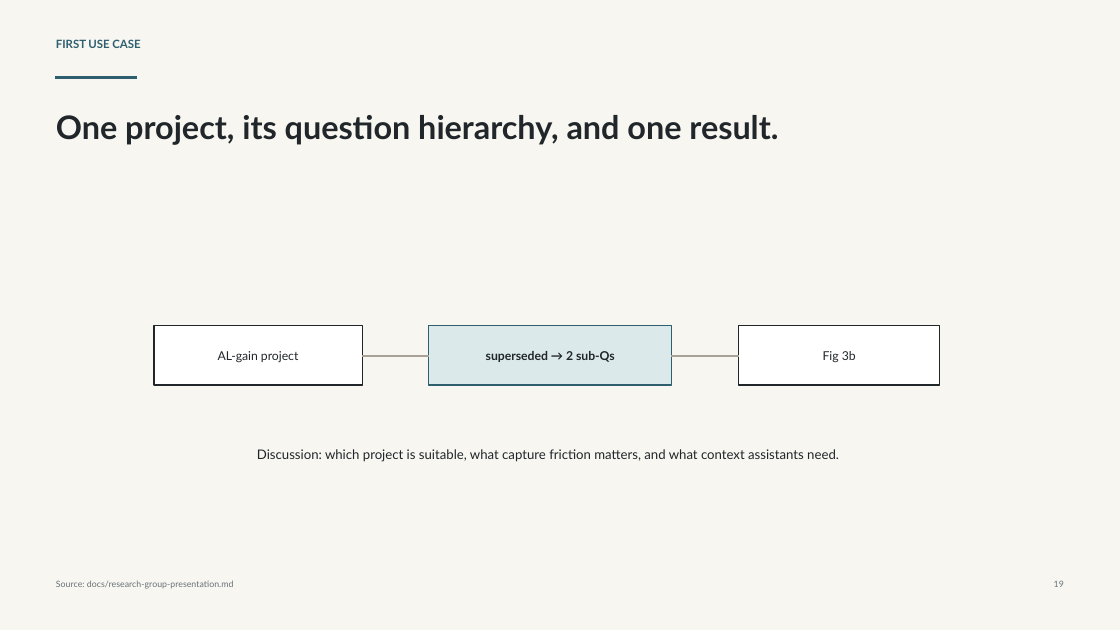
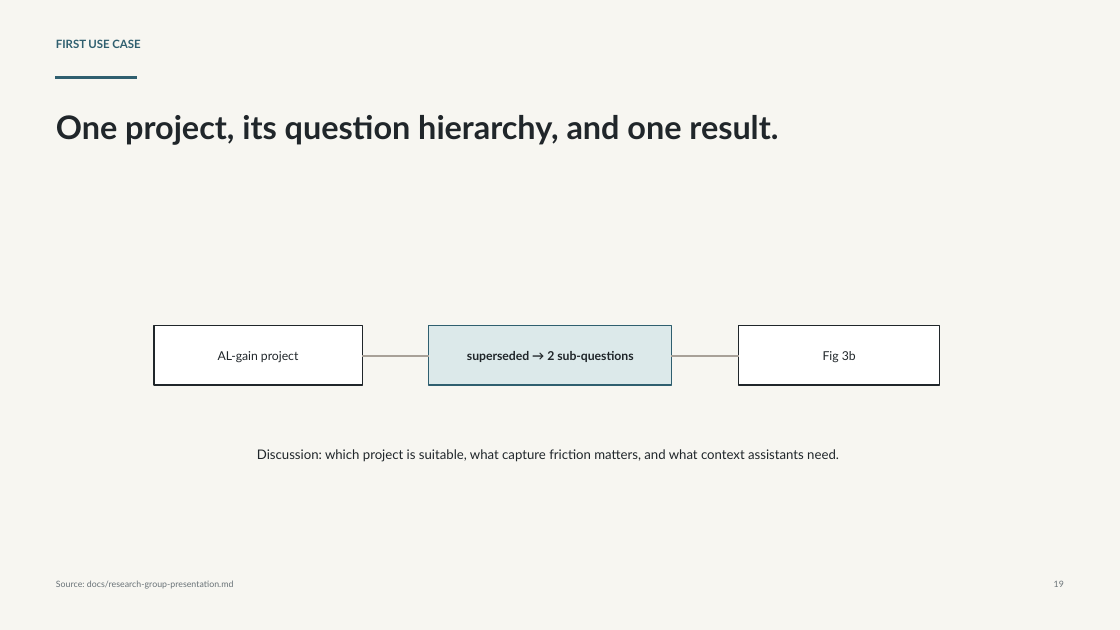
Before and after one commit to SamuelBrudner/lab-tracker, a slide deck: slide 19 of outputs/019e93bf-5861-7ba2-af6a-d3677b8793cd/presentations/lab-tracker-research-group/output/lab-tracker-research-group-presentation.pptx. Drawn at 1120x630 pixels with LibreOffice and Linux fonts; fonts in the diff are those of the drawing. Boxes give left, top, right and bottom in pixels: in the first picture for what was removed or moved away, otherwise in the second. Text is boxed around its words. In the diff, an @@ line names an element or a change of style, - is before the commit and + after.

```diff
--- a/outputs/019e93bf-5861-7ba2-af6a-d3677b8793cd/presentations/lab-tracker-research-group/output/lab-tracker-research-group-presentation.pptx
+++ b/outputs/019e93bf-5861-7ba2-af6a-d3677b8793cd/presentations/lab-tracker-research-group/output/lab-tracker-research-group-presentation.pptx
@@ text at <box>467,351,633,362</box>: text changed @@
-superseded → 2 sub-Qs
+superseded → 2 sub-questions
```
Also in this commit, not shown: 10 other slides changed, 2 other files.
